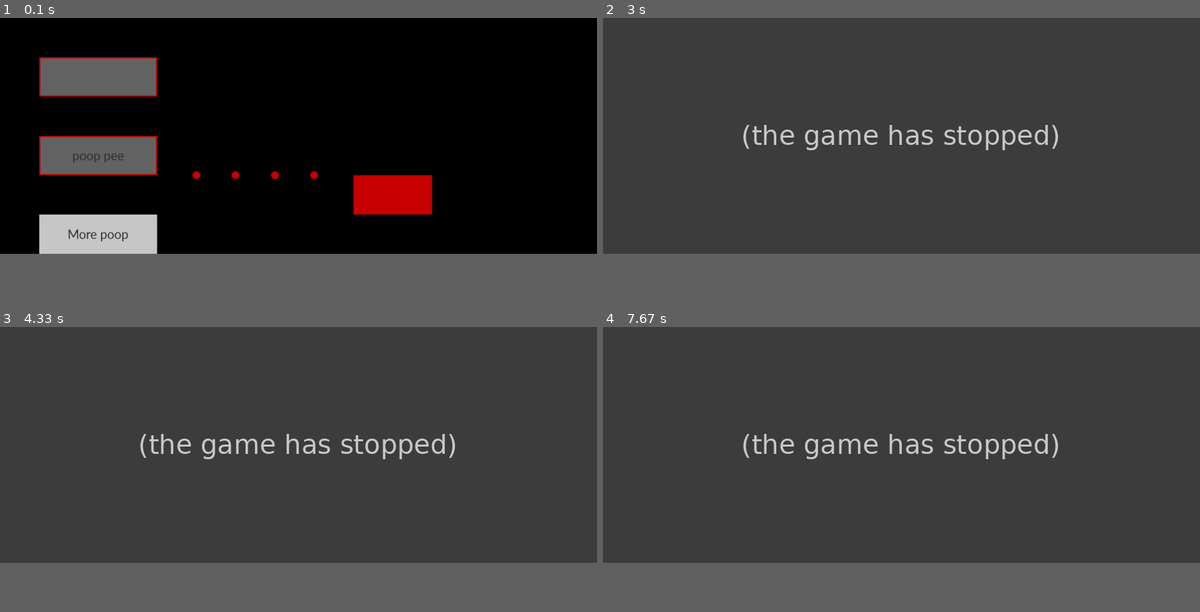
Above: before the commit, frames 1-4 (two rows, left to right).
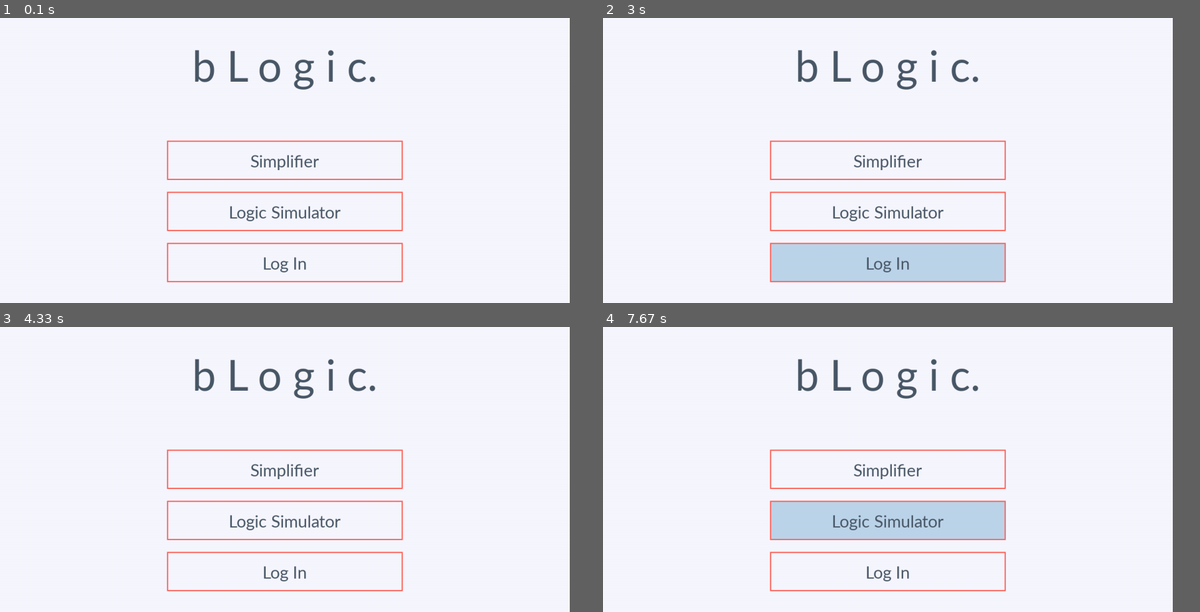
Above: after the commit, the same moments.

Repository: dragonfly1033/NEA
Game: pygame game, started from main.py
Same seed, same stepped clock (60 frames per second), same inputs: the game is played once before the commit and once after it.
Inputs (mouse positions are in pixels of both pictures, inside the frame that each line leads up to):
- Up to frame 1 (0.1 s): no input
- Up to frame 2 (3 s): click (889, 160) at 0.38 s; press the mouse at (638, 35) at 0.7 s; move the mouse to (752, 57) at 0.8 s; release the mouse at (865, 83) at 0.93 s; tap Enter at 1 s; hold Right 1.33-1.8 s; click (991, 191) at 1.42 s; hold Right 1.83-2.3 s; click (1050, 180) at 1.92 s; hold Left from 2.9 s (still down); click (907, 254) at 2.98 s
- Up to frame 3 (4.33 s): release Left at 3.3 s; hold Right 3.33-3.97 s; click (77, 483) at 3.42 s
- Up to frame 4 (7.67 s): hold Right 4.5-4.97 s; click (979, 452) at 4.58 s; press the mouse at (638, 344) at 5.03 s; move the mouse to (710, 364) at 5.13 s; release the mouse at (776, 384) at 5.27 s; hold Left 6.4-6.8 s; click (788, 572) at 6.48 s; hold Right 6.83-7.47 s; click (841, 546) at 6.92 s; hold Left from 7.5 s (still down); click (782, 529) at 7.58 s
The window is 899x355 before the commit and 858x429 after it. Grey fills any space a smaller window leaves; there, only what the larger window draws over its background counts as a difference.

The runs differ from the first frame. In frame 1, 79% of the frame differs, in the area x 0-96%, y 0-93%; in frame 2, 83%; in frame 3, 79%; in frame 4, 79%.
Error before the commit: AttributeError: 'DraggableRect' object has no attribute 'onDrag' (pygameutil.py line 316); the game stopped at 0.33 s (later frames are placeholders)

Commit message:
added main page and simplify page

Diff:
--- a/graphics/pygameutil.py
+++ b/graphics/pygameutil.py
@@ -159,11 +159,12 @@
                         self.homeCursorPos += 1
                     self.cursorPos += 1
                 else:
-                    self.text = self.text[:self.cursorPos] + event.unicode + self.text[self.cursorPos:]
-                    self.cursorPos += 1
-                    self.endCursorPos += 1
-                    while self.isWider():
-                        self.homeCursorPos += 1
+                    if len(event.unicode) > 0:
+                        self.text = self.text[:self.cursorPos] + event.unicode + self.text[self.cursorPos:]
+                        self.cursorPos += 1
+                        self.endCursorPos += 1
+                        while self.isWider():
+                            self.homeCursorPos += 1
 
 
                 if self.cursorPos < 0: self.cursorPos = 0
@@ -349,7 +350,7 @@
             if isinstance(widget, (Input, Button, DraggablePoint, DraggableRect)):
                 widget.update(event)
         if event.type == pg.KEYDOWN:
-            if event.key == pg.K_SPACE:
+            if event.key == pg.K_RETURN:
                 if self.actionButton != None:
                     self.actionButton.func()
 
--- a/main.py
+++ b/main.py
@@ -1,75 +1,75 @@
-import colorsys
+import sys
+sys.path.insert(0, './parsing')
 import pygame as pg
 from math import sqrt, sin, cos, radians, degrees, pi
 from graphics import pygameutil as pgu
-from random import randint as rand
+from parsing import parse
+
+def changeScreen(new):
+    global curScreen
+    if new == 'main':
+        curScreen = mainScreen
+    elif new == 'simplifier':
+        curScreen = simplifierScreen
 
 
-def drawBezier(display, p1, p2, p1d, p2d, res):
-    p1 = (p1.x, p1.y)
-    p2 = (p2.x, p2.y)
-    l = bezier(p1 ,p2, p1d, p2d, res)
-    pg.draw.lines(display, (255, 255, 255), False, l, 1)
+def simplifierScreenSetup():
+    simplifierScreen.fill(BACKGROUNDC)
+    buttonW = 600
+    buttonH = 100
+    gap = 30
+    heading = pgu.Label(simplifierScreen, 'Boolean Simplification', (0, 0, DIM[0], DIM[1]/3), subtitleFont, BACKGROUNDC, TEXTC, align='center', justify='center')
+    homeButton = pgu.Button(simplifierScreen, 'Home', (20, 20, 150, 50), medFont, BACKGROUNDC, LBLUE, TEXTC, BORDERC, lambda: changeScreen('main'))
+    entry = pgu.Input(simplifierScreen, ((DIM[0]-buttonW)/2, (DIM[1]-buttonH)/2 - 50, buttonW, buttonH), vLargeFont, [BACKGROUNDC, LBLUE], TEXTC, BORDERC, text='Enter Expression')
+    simplifyButton = pgu.Button(simplifierScreen, 'Simplify', ((DIM[0]-buttonW)/2 + buttonW + gap, (DIM[1]-buttonH)/2 - 50, 150, buttonH), medFont, BACKGROUNDC, LBLUE, TEXTC, BORDERC, lambda: simplify(entry.text), actionButton=True)
 
 
-def bezier(p0, p3, p0dir, p3dir, res):
-    halfXdiff = 0.5*(p3[0] - p0[0])
-    halfYdiff = 0.5*(p3[1] - p0[1])
-    p1 = (p0[0] + p0dir[0]*halfXdiff, p0[1] + p0dir[1]*halfYdiff)
-    p2 = (p3[0] + p3dir[0]*halfXdiff, p3[1] + p3dir[1]*halfYdiff)
+def mainScreenSetup():
+    mainScreen.fill(BACKGROUNDC)
+    buttonW = 600
+    buttonH = 100
+    gap = 30
+    heading = pgu.Label(mainScreen, 'b L o g i c.', (0, 0, DIM[0], DIM[1]/3), titleFont, BACKGROUNDC, TEXTC, align='center', justify='center')
+    simplifierButton = pgu.Button(mainScreen, 'Simplifier', ((DIM[0]-buttonW)/2, (DIM[1]-buttonH)/2, buttonW, buttonH), vLargeFont, BACKGROUNDC, LBLUE, TEXTC, BORDERC, lambda: changeScreen('simplifier'))
+    logicSimButton = pgu.Button(mainScreen, 'Logic Simulator', ((DIM[0]-buttonW)/2, (DIM[1]-buttonH)/2 + (buttonH + gap), buttonW, buttonH), vLargeFont, BACKGROUNDC, LBLUE, TEXTC, BORDERC, lambda: print())
+    loginButton = pgu.Button(mainScreen, 'Log In', ((DIM[0]-buttonW)/2, (DIM[1]-buttonH)/2 + (buttonH + gap)*2, buttonW, buttonH), vLargeFont, BACKGROUNDC, LBLUE, TEXTC, BORDERC, lambda: print())
 
-    ps = []
-    t = 0
-    for i in range(res+1):
-        q0 = list(map(lambda x: ((1-t)**3)*x, p0))
-        q1 = list(map(lambda x: ((1-t)**2)*t*3*x, p1))
-        q2 = list(map(lambda x: ((1-t)**1)*t*t*3*x, p2))
-        q3 = list(map(lambda x: t*t*t*x, p3))
-        nx = q0[0] + q1[0] + q2[0] + q3[0]
-        ny = q0[1] + q1[1] + q2[1] + q3[1]
-        ps.append((nx, ny))
 
-        t += 1/res
-    return ps
-
-def mainScreenSetup():
-    mainScreen.fill((0, 0, 0))
-    draggableAlphaLayer = pgu.LayeredSurface(mainScreen, DIM, zlayer=6, flags=pg.SRCALPHA)
-    bezierAlphaLayer = pgu.LayeredSurface(mainScreen, DIM, zlayer=5, flags=pg.SRCALPHA)
-    e1 = pgu.Input(mainScreen, (100, 100, 300, 100), medFont, [DARKGREY, LIGHTGREY], VDARKGREY, RED, zlayer=0)
-    l1 = pgu.Label(mainScreen, 'More poop', (100, 500, 300, 100), medFont, LIGHTGREY, VDARKGREY, align='center', justify='centre', zlayer=0)
-    dp1 = pgu.DraggablePoint(draggableAlphaLayer, 500, 400, 10, RED, VDARKGREY)
-    dp2 = pgu.DraggablePoint(draggableAlphaLayer, 600, 400, 10, RED, VDARKGREY)
-    dp3 = pgu.DraggablePoint(draggableAlphaLayer, 700, 400, 10, RED, VDARKGREY)
-    dp4 = pgu.DraggablePoint(draggableAlphaLayer, 800, 400, 10, RED, VDARKGREY)
-    dr1 = pgu.DraggableRect(draggableAlphaLayer, 900, 400, 200, 100, RED, VDARKGREY)
-    b1 = pgu.Button(mainScreen, 'poop pee', (100, 300, 300, 100), medFont, DARKGREY, LIGHTGREY, VDARKGREY, RED, lambda: print('hey'), zlayer=0)
-
+def simplify(s):
+    ss = parse.parse(s)
+    ss.simplify()
 
 pg.init()
 pg.font.init()
 
-medFont = pg.font.SysFont('Calibri', 36)
-DIM = (1520, 600)
-LIGHTGREY = (200, 200, 200)
-DARKGREY = (100, 100, 100)
-VDARKGREY = (50, 50, 50)
-RED = (200, 0, 0)
-NORTH = (0, 1)
-SOUTH = (0, -1)
-EAST = (1, 0)
-WEST = (-1, 0)
+smallFont = pg.font.SysFont('Calibri', 16)
+medFont = pg.font.SysFont('Calibri', 24)
+largeFont = pg.font.SysFont('Calibri', 36)
+vLargeFont = pg.font.SysFont('Calibri', 48)
+subtitleFont = pg.font.SysFont('Calibri', 86)
+titleFont = pg.font.SysFont('Calibri', 121)
+
+DIM = (1450, 725)
+
+TEXTC = (73, 88, 103)
+BORDERC = (254, 95, 85)
+BACKGROUNDC = (247, 247, 255)
+DBLUE = (87, 115, 153)
+LBLUE = (189, 213, 234)
 
 display = pg.display.set_mode(DIM)
 clock = pg.time.Clock()
+
 mainScreen = pgu.Screen(DIM)
 mainScreenSetup()
+simplifierScreen = pgu.Screen(DIM)
+simplifierScreenSetup()
 
 
 curScreen = mainScreen
 run = True
 while run:
-    curScreen.fill(0)
+    curScreen.fill(BACKGROUNDC)
     for event in pg.event.get():
         if event.type == pg.QUIT:
             run = False
--- a/parser/simplify.py
+++ /dev/null
@@ -1,10 +0,0 @@
-from tokens import *
-from parse import *
-
-def display(t):
-    print(t, t.terms)
-
-s = '(¬(A*¬(1))+¬(D*B))*B+C*D'
-
-s = parse(s)
-s.simplify()
--- a/parser/binaryTree.py
+++ b/parsing/binaryTree.py
@@ -60,25 +60,3 @@
             return f'({left}{this}{right})'
         elif order == 'post':
             return f'({left},{right},{this})'
-
-def fakePopulate():
-
-    T = BinaryTree(1)
-
-    T.root.left = Node(val=2)
-    T.root.left.left = Node(val=4)
-    T.root.left.left.left = Node(val=8)
-    T.root.left.left.right = Node(val=9)
-    T.root.left.right = Node(val=5)
-    T.root.left.right.left = Node(val=10)
-    T.root.left.right.right = Node(val=11)
-
-    T.root.right = Node(val=3)
-    T.root.right.left = Node(val=6)
-    T.root.right.left.left = Node(val=12)
-    T.root.right.left.right = Node(val=13)
-    T.root.right.right = Node(val=7)
-    T.root.right.right.left = Node(val=14)
-    T.root.right.right.right = Node(val=15)
-
-    return T
--- a/parser/parse.py
+++ b/parsing/parse.py
@@ -1,3 +1,5 @@
+import sys
+sys.path.insert(0, './')
 import binaryTree as bt
 from tokens import *
 import re
@@ -134,10 +136,3 @@
     final = units.popitem()[1]
     final = Expression(final)
     return final
-
-
-# 1. De Morgans
-# 2. Identity, idempotent, union, intersection, double negation
-# 3. associative, commutative
-# 4. apply absorbtion
-# 5. distributive property
--- a/parser/tokens.py
+++ b/parsing/tokens.py
@@ -65,34 +65,34 @@
         return printed, last
 
     def simplify(self):
-        self.cluster()
-        print(f'Original: {self.rep}')
-
-        last = deepcopy(self)
-        printed = True
-        while printed:
-            printed=False
-
-            printed, last = self.testLaw('Associative', self.cluster, printed, last)
-            if printed: continue
-            printed, last = self.testLaw('Not', self.flip, printed, last)
-            if printed: continue
-            printed, last = self.testLaw('Null', self.null, printed, last)
-            if printed: continue
-            printed, last = self.testLaw('Identity', self.identity, printed, last)
-            if printed: continue
-            printed, last = self.testLaw('Idempotent', self.unique, printed, last)
-            if printed: continue
-            printed, last = self.testLaw('Involution', self.involution, printed, last)
-            if printed: continue
-            printed, last = self.testLaw('Inverse', self.inverse, printed, last)
-            if printed: continue
-            printed, last = self.testLaw('De Morgans', self.deMorgans, printed, last)
-            if printed: continue
-            printed, last = self.testLaw('Absorption', self.absorb, printed, last)
-            if printed: continue
-            printed, last = self.testLaw('Distributive', self.distribute, printed, last)
-            if printed: continue
+            self.cluster()
+            print(f'Original: {self.rep}')
+
+            last = deepcopy(self)
+            printed = True
+            while printed:
+                printed=False
+
+                printed, last = self.testLaw('Associative', self.cluster, printed, last)
+                if printed: continue
+                printed, last = self.testLaw('Not', self.flip, printed, last)
+                if printed: continue
+                printed, last = self.testLaw('Null', self.null, printed, last)
+                if printed: continue
+                printed, last = self.testLaw('Identity', self.identity, printed, last)
+                if printed: continue
+                printed, last = self.testLaw('Idempotent', self.unique, printed, last)
+                if printed: continue
+                printed, last = self.testLaw('Involution', self.involution, printed, last)
+                if printed: continue
+                printed, last = self.testLaw('Inverse', self.inverse, printed, last)
+                if printed: continue
+                printed, last = self.testLaw('De Morgans', self.deMorgans, printed, last)
+                if printed: continue
+                printed, last = self.testLaw('Absorption', self.absorb, printed, last)
+                if printed: continue
+                printed, last = self.testLaw('Distributive', self.distribute, printed, last)
+                if printed: continue
 
     def flip(self):
         for term in self.terms:
@@ -214,12 +214,9 @@
                                 return
 
                             if notmatch == compareWith:
-                                tmp = Expression(Sum(*match, Product(*diff)))
-                                tmp.cluster()
-                                tmp.unique()
-                                tmp = tmp.terms[0]
                                 self.terms.remove(term)
-                                self.terms.append(tmp)
+                                extra = [i for i in rest if i != every]
+                                self.terms.append(Sum(*notmatch, *diff, *extra))
                                 return
 
             if not isinstance(term, Var): term.absorb()
@@ -284,6 +281,5 @@
     def term(self):
         return self.terms[0]
 
-
 VAR0 = Var('0')
 VAR1 = Var('1')
